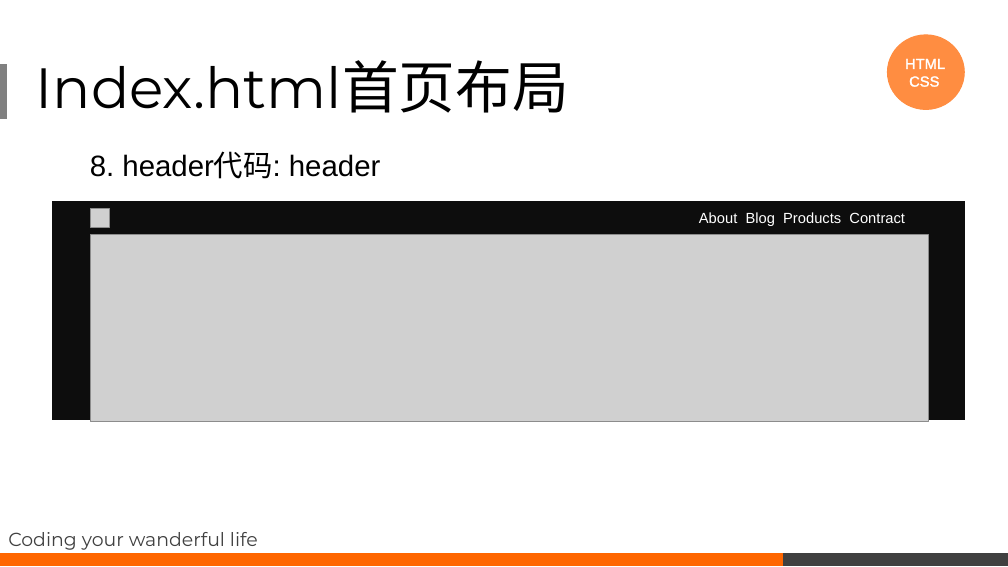
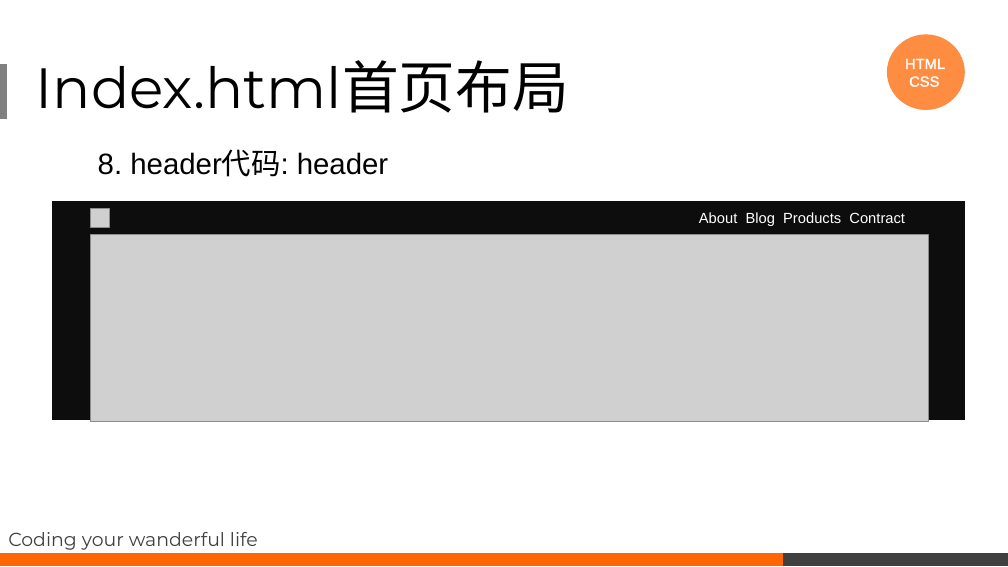
Before and after one commit to noip-algorithms/express-element-master, a slide deck: slide 18 of course/项目分析课程.pptx. Drawn at 1008x567 pixels with LibreOffice and Linux fonts; fonts in the diff are those of the drawing; grey boxes stand for pictures. Boxes give left, top, right and bottom in pixels: in the first picture for what was removed or moved away, otherwise in the second. Text is boxed around its words. In the diff, an @@ line names an element or a change of style, - is before the commit and + after.

```diff
--- a/course/项目分析课程.pptx
+++ b/course/项目分析课程.pptx
@@ text "8. header代码: header": place and size @@
-text "8. header代码: header" at (90,153,380,179)
+text "8. header代码: header" at (98,151,388,177)
```
Also in this commit, not shown: 2 other slides changed, 2 slides added, 49 other files.
